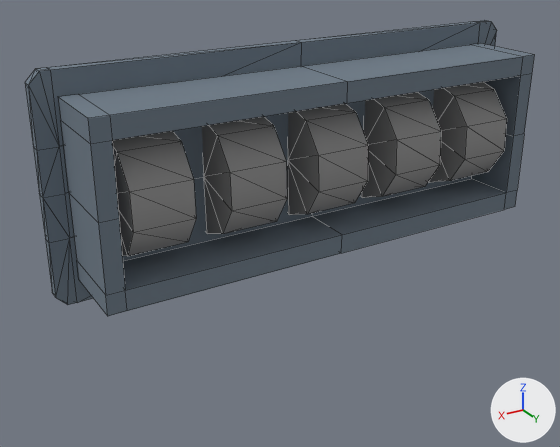
The OBJ model Assets/VR_FlightSimulato_Proy/Modelos/Flight Instruments/Modelos/Base Contador de Balas.obj, before and after one commit.
One viewpoint serves both versions: a 50 mm camera at (0.358, 0.547, 0.314) aimed at (0.027, -0.006, 0.037). Arrows for +X, +Y and +Z are at lower right; the lights stay in place. The first picture is the older version. Mesh edges are drawn as thin lines. Where no turn or scale is listed for an object, it has been applied to the vertices.

The older version as bpy lines, for what is in view:
```python
me_base_contador_de_balas = bpy.data.meshes.new('Base Contador de Balas')
me_base_contador_de_balas.from_pydata(...)  # 226 vertices, 368 faces; spans x -0.23..0.23, y -0.043..0.053, z 0.005..0.195
# faces by material slot: [168, 200]
me_base_contador_de_balas.materials.append(mat_base)  # greyish blue #6e7b88
me_base_contador_de_balas.materials.append(mat_perilla_boton)  # grey #919191
ob_base_contador_de_balas = bpy.data.objects.new('Base Contador de Balas', me_base_contador_de_balas)
ob_base_contador_de_balas.location = (0.0, 0.0, 0.0)
```
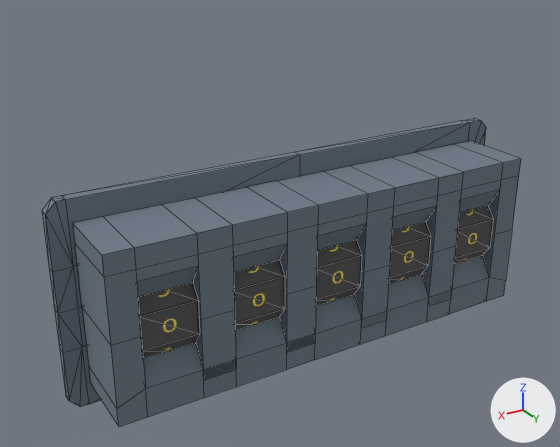
The change in detail:
Picture 'AmmoDigitStrip_P47.png' (img_ammodigitstrip_p47_png) is new.
Material 'Drums' (mat_drums) is new.
Its texture is img_ammodigitstrip_p47_png.
Its roughness is 1.0.
me_base_contador_de_balas is used by ob_base_contador_de_balas; location (0.0, 0.0, 0.0).
me_base_contador_de_balas had 226 vertices, 368 faces and spanned x -0.23..0.23, y -0.043..0.053, z 0.005..0.195.
me_base_contador_de_balas now has 390 vertices, 540 faces and spans x -0.23..0.23, y -0.046..0.053, z -0.095..0.095.
me_base_contador_de_balas part 1: the loose piece of 58 vertices spanning x -0.23..0.23, y -0.025..-0.015, z 0.005..0.195 is moved by (0.0, 0.0, -0.1).
me_base_contador_de_balas part 2: the loose piece of 22 vertices spanning x 0.135..0.185, y -0.043..0.053, z 0.05..0.15 is turned -75 degrees about the x axis through its middle, then moved by (0.0, -0.003, -0.1), in mat_drums (picture img_ammodigitstrip_p47_png).
me_base_contador_de_balas part 3: the loose piece of 22 vertices spanning x 0.055..0.105, y -0.043..0.053, z 0.05..0.15 is turned -75 degrees about the x axis through its middle, then moved by (0.0, -0.003, -0.1), in mat_drums (picture img_ammodigitstrip_p47_png).
me_base_contador_de_balas part 4: the loose piece of 22 vertices spanning x -0.025..0.025, y -0.043..0.053, z 0.05..0.15 is turned -75 degrees about the x axis through its middle, then moved by (0.0, -0.003, -0.1), in mat_drums (picture img_ammodigitstrip_p47_png).
me_base_contador_de_balas part 5: the loose piece of 22 vertices spanning x -0.105..-0.055, y -0.043..0.053, z 0.05..0.15 is turned -75 degrees about the x axis through its middle, then moved by (0.0, -0.003, -0.1), in mat_drums (picture img_ammodigitstrip_p47_png).
me_base_contador_de_balas part 6: the loose piece of 22 vertices spanning x -0.185..-0.135, y -0.043..0.053, z 0.05..0.15 is turned -75 degrees about the x axis through its middle, then moved by (0.0, -0.003, -0.1), in mat_drums (picture img_ammodigitstrip_p47_png).
me_base_contador_de_balas part 7: a new loose piece of 222 vertices spanning x -0.21..0.21, y -0.015..0.053, z -0.075..0.075, in mat_base (greyish blue #6e7b88).
Part 8, on me_base_contador_de_balas:
58 vertices are removed from x -0.21..0.21, y -0.015..0.053, z 0.025..0.175.
56 faces are deleted.
me_base_contador_de_balas no longer uses material mat_perilla_boton (grey #919191).
me_base_contador_de_balas gains material mat_drums (picture img_ammodigitstrip_p47_png).

Boxes (x1, y1, x2, y2) around the edits, measured in the pictures (560 x 447 px; the box of a moved part takes in the faces that stretch with it):
'Base Contador de Balas', reshaped
    before: (25, 20, 534, 316)
    after: (42, 118, 521, 427)
part 1 of me_base_contador_de_balas, moved or reshaped
    before: (25, 20, 497, 305)
    after: (42, 118, 486, 407)
part 2 of me_base_contador_de_balas, moved or reshaped
    before: (112, 131, 196, 256)
    after: (138, 283, 200, 358)
part 3 of me_base_contador_de_balas, moved or reshaped
    before: (202, 116, 287, 234)
    after: (234, 260, 285, 330)
part 4 of me_base_contador_de_balas, moved or reshaped
    before: (288, 103, 368, 215)
    after: (316, 240, 362, 306)
part 5 of me_base_contador_de_balas, moved or reshaped
    before: (361, 92, 441, 198)
    after: (389, 222, 431, 284)
part 6 of me_base_contador_de_balas, moved or reshaped
    before: (428, 82, 506, 183)
    after: (454, 206, 493, 264)
part 7 of me_base_contador_de_balas, added
    after: (72, 141, 521, 427)
part 8 of me_base_contador_de_balas, deleted
    before: (58, 43, 534, 316)
